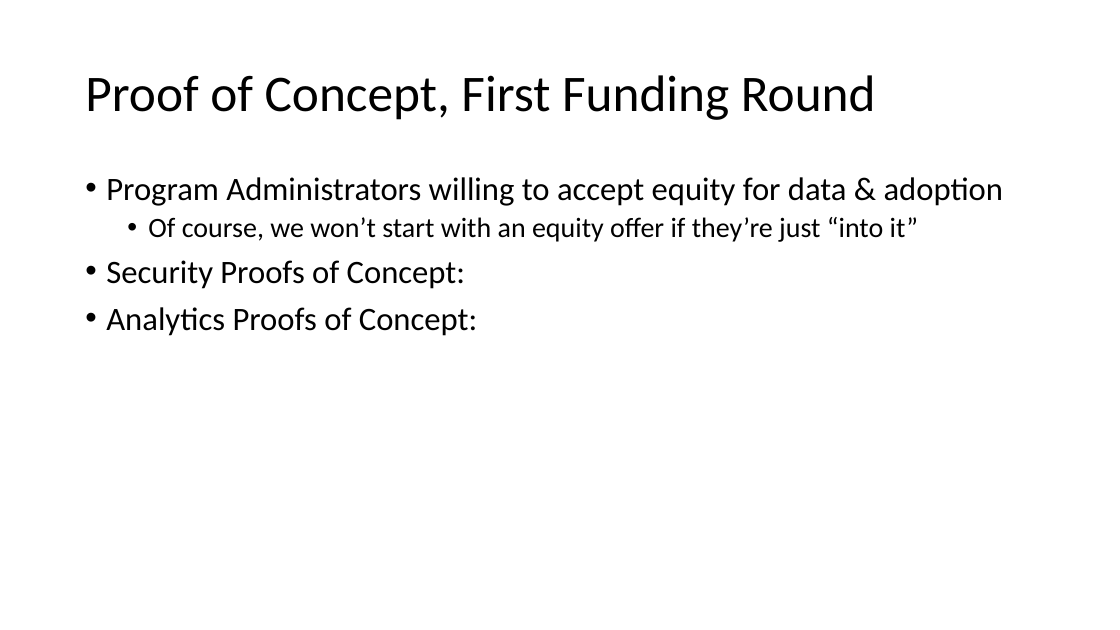
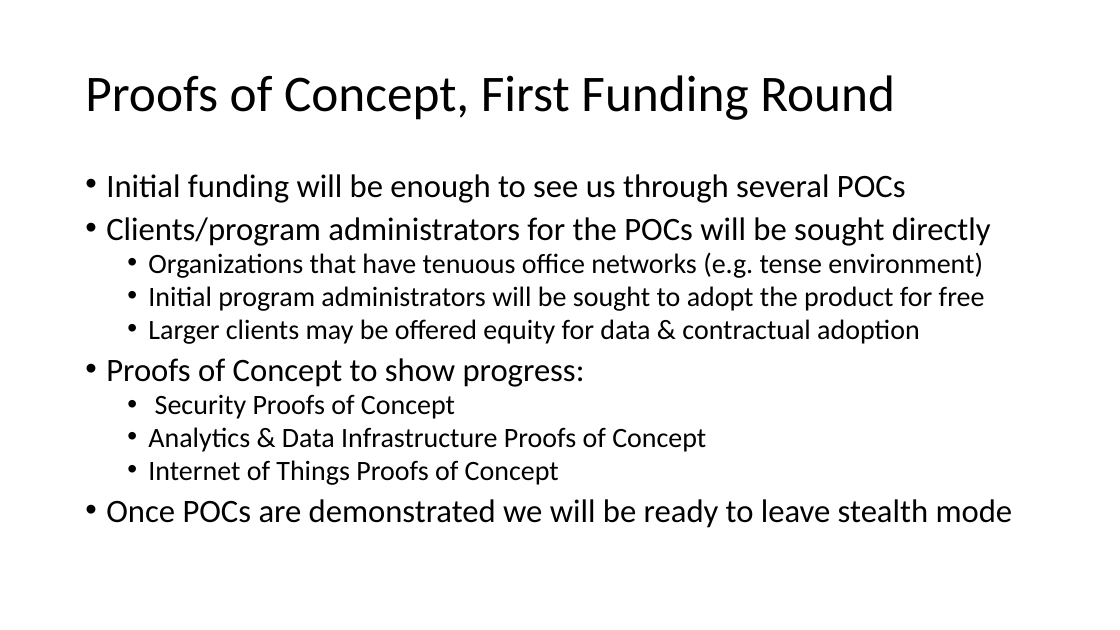
Before and after one commit to paulmattheww/csci-e-11-challenges-opportunities-bigdata-iot-cybersecurity, a slide deck: slide 5 of Business Proposal.pptx (slide 3 before the commit). Drawn at 1120x630 pixels with LibreOffice and Linux fonts; fonts in the diff are those of the drawing. Boxes give left, top, right and bottom in pixels: in the first picture for what was removed or moved away, otherwise in the second. Text is boxed around its words. In the diff, an @@ line names an element or a change of style, - is before the commit and + after.

```diff
--- a/Business Proposal.pptx
+++ b/Business Proposal.pptx
@@ title at [85, 75, 895, 120]: text changed @@
-Proof of Concept, First Funding Round
+Proofs of Concept, First Funding Round
@@ text at [106, 174, 1013, 528]: text changed; size 28 to 24 pt @@
-• Program Administrators willing to accept equity for data & adoption
-  • Of course, we won’t start with an equity offer if they’re just “into it”
-• Security Proofs of Concept:
-• Analytics Proofs of Concept:
+• Initial funding will be enough to see us through several POCs
+• Clients/program administrators for the POCs will be sought directly
+  • Organizations that have tenuous office networks (e.g. tense environment)
+  • Initial program administrators will be sought to adopt the product for free
+  • Larger clients may be offered equity for data & contractual adoption
+• Proofs of Concept to show progress:
+  • Security Proofs of Concept
+  • Analytics & Data Infrastructure Proofs of Concept
+  • Internet of Things Proofs of Concept
+• Once POCs are demonstrated we will be ready to leave stealth mode
```
Also in this commit, not shown: 3 other slides changed, 4 slides added, 3 other files.
